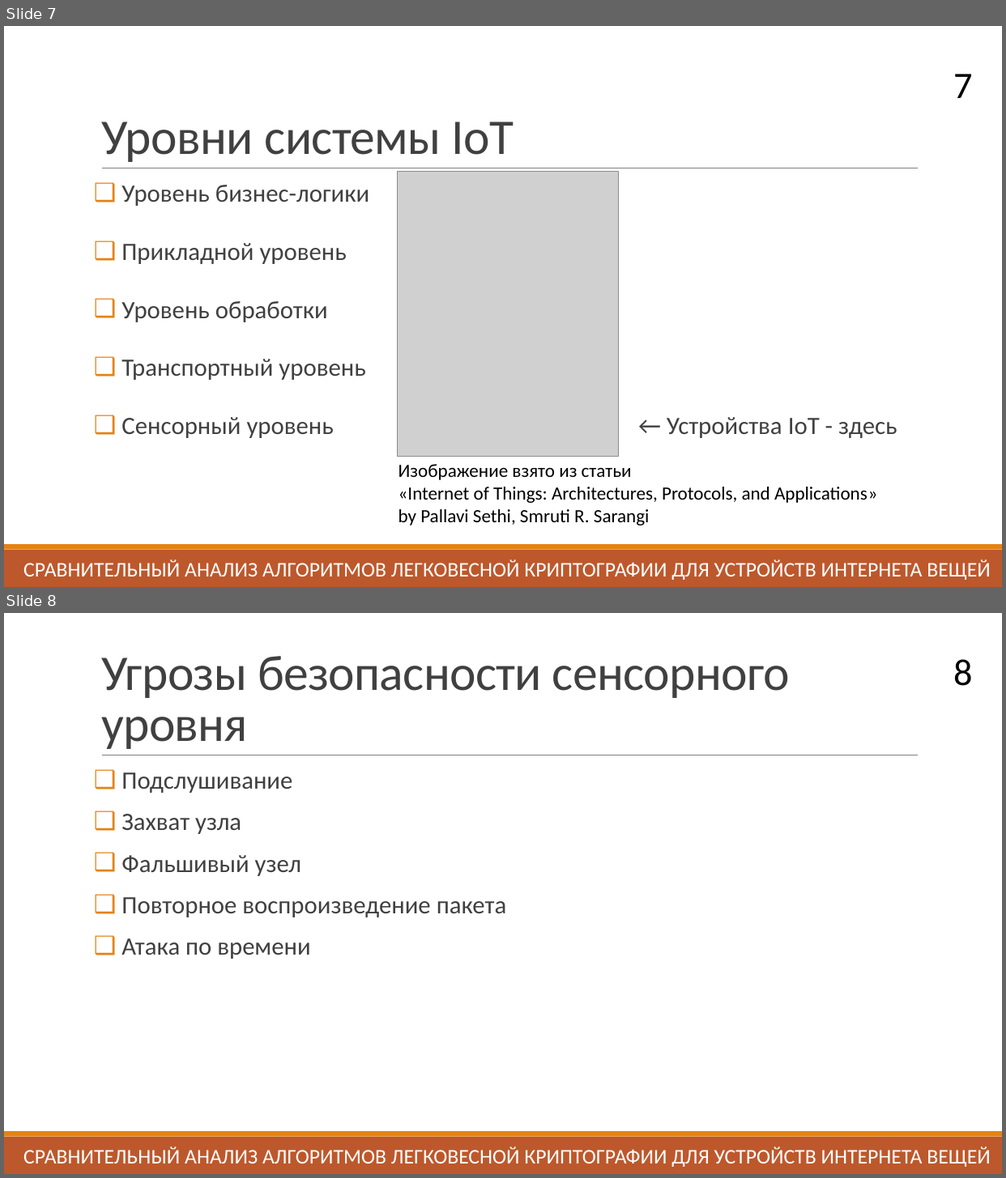
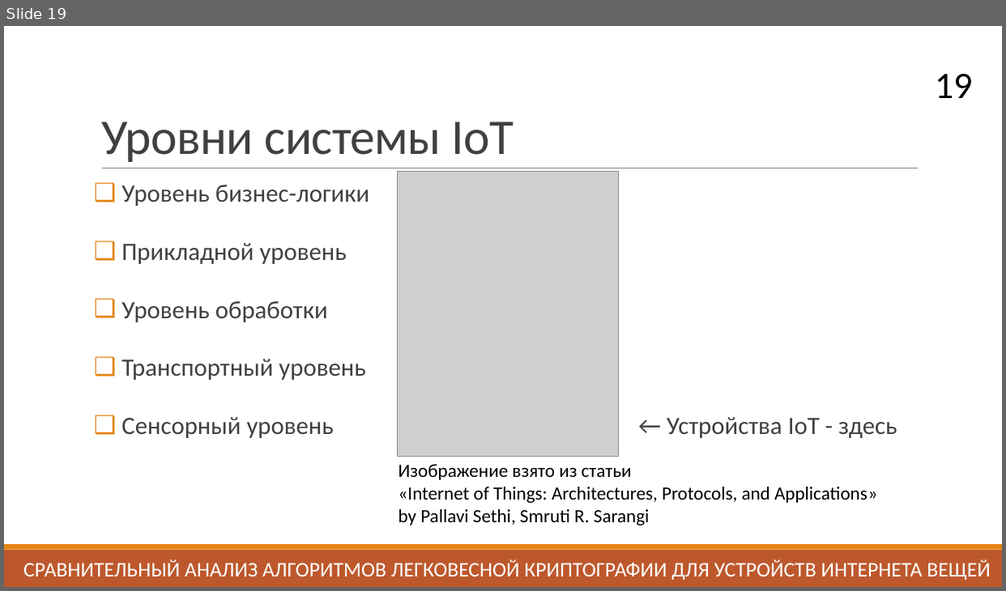
Before and after one commit to daniel-momot/GraduateWork, a slide deck: Выступление/Презентация.pptx. Shown one above the other, each under a label of ours: slides 7 and 8 before the commit, slide 19 after it. The pictures are 1006x1178 and 1006x591 pixels, drawn with LibreOffice and Linux fonts; fonts in the diff are those of the drawing; grey boxes stand for pictures. Boxes give left, top, right and bottom in pixels: in the first picture for what was removed or moved away, otherwise in the second. Text is boxed around its words. In the diff, an @@ line names an element or a change of style, - is before the commit and + after.

```diff
--- a/Выступление/Презентация.pptx
+++ b/Выступление/Презентация.pptx
@@ slide 8 removed at bbox=[4, 613, 1002, 1174], background #FFFFFF; not listed: 3 template elements that a slide beside it also shows @@
@@ title removed at bbox=[101, 656, 790, 749] @@
-Угрозы безопасности сенсорного уровня
@@ page number removed at bbox=[953, 659, 972, 686] @@
-8
@@ text removed at bbox=[121, 773, 507, 959] @@
-❑ Подслушивание
-❑ Захват узла
-❑ Фальшивый узел
-❑ Повторное воспроизведение пакета
-❑ Атака по времени
@@ text removed at bbox=[23, 1147, 990, 1167] @@
-СРАВНИТЕЛЬНЫЙ АНАЛИЗ АЛГОРИТМОВ ЛЕГКОВЕСНОЙ КРИПТОГРАФИИ ДЛЯ УСТРОЙСТВ ИНТЕРНЕТА ВЕЩЕЙ
@@ what was slide 7 is now slide 19 @@
@@ page number at bbox=[935, 74, 973, 98]: text changed @@
-7
+19
```
Also in this commit, not shown: 10 slides changed, 2 slides added.
